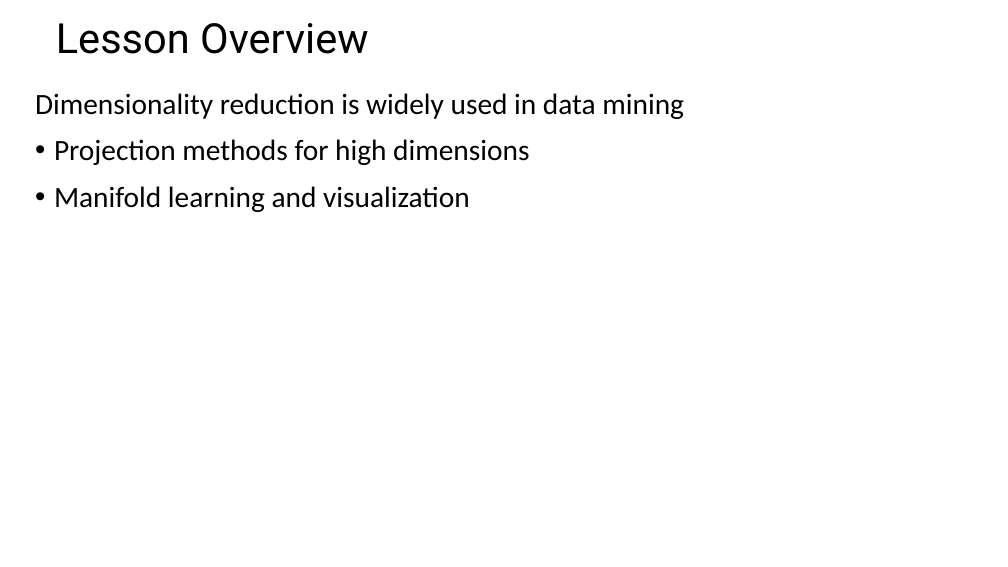
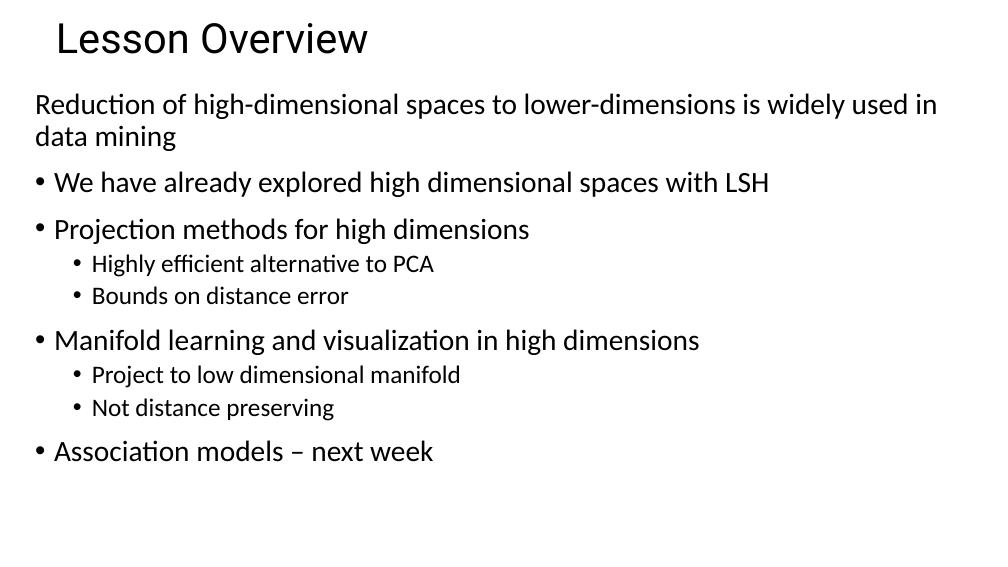
Before and after one commit to StephenElston/CSCI-E-108, a slide deck: slide 2 of slides/10_DimensionalityReduction_Part2.pptx. Drawn at 1008x567 pixels with LibreOffice and Linux fonts; fonts in the diff are those of the drawing. Boxes give left, top, right and bottom in pixels: in the first picture for what was removed or moved away, otherwise in the second. Text is boxed around its words. In the diff, an @@ line names an element or a change of style, - is before the commit and + after.

```diff
--- a/slides/10_DimensionalityReduction_Part2.pptx
+++ b/slides/10_DimensionalityReduction_Part2.pptx
@@ text at [35,93,937,197]: text changed @@
-Dimensionality reduction is widely used in data mining
+Reduction of high-dimensional spaces to lower-dimensions is widely used in data mining
+• We have already explored high dimensional spaces with LSH
@@ text at [54,254,699,462]: text changed; size 28 to 24 pt @@
-• Manifold learning and visualization
+  • Highly efficient alternative to PCA
+  • Bounds on distance error
+• Manifold learning and visualization in high dimensions
+  • Project to low dimensional manifold
+  • Not distance preserving
+• Association models – next week
```
Also in this commit, not shown: 10 other slides changed, 12 slides added.
